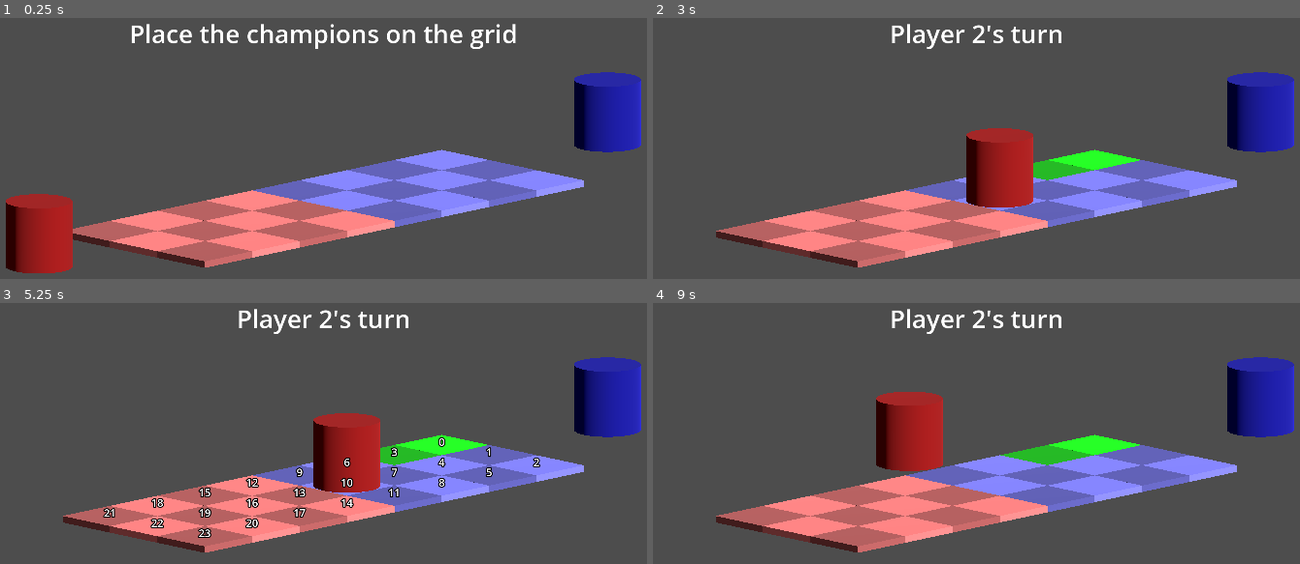
Above: before the commit, frames 1-4 (two rows, left to right).
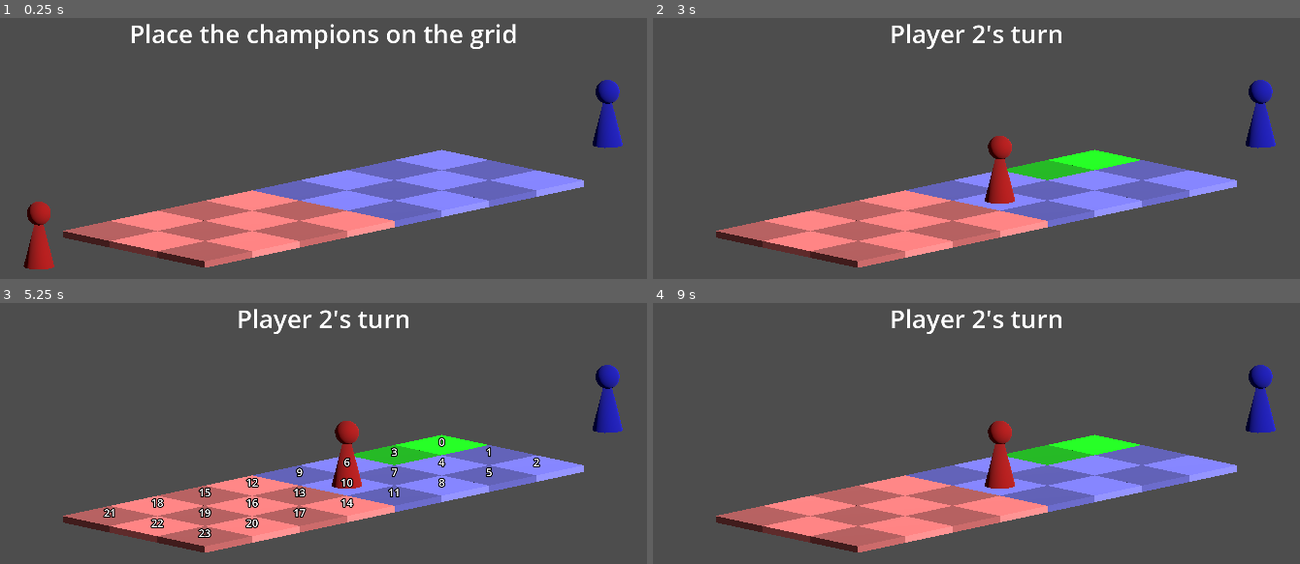
Above: after the commit, the same moments.

Repository: bejado/3d-platformer-tactics
Game: Godot game, scene res://main.tscn
Same seed, same stepped clock (60 frames per second), same inputs: the game is played once before the commit and once after it.
Inputs (mouse positions are in pixels of both pictures, inside the frame that each line leads up to):
- Up to frame 1 (0.25 s): no input
- Up to frame 2 (3 s): tap Enter at 0.5, 2 s; move the mouse to (outside the picture) at 0.52 s; hold D 0.53-1.25 s; click (outside the picture) at 0.67 s; tap Space at 1.25, 2.75 s; drag from (1209, 271) to (outside the picture) at 1.27 s; move the mouse to (743, 140) at 2.02 s; drag from (1015, 205) to (743, 140) at 2.77 s
- Up to frame 3 (5.25 s): tap Enter at 3.5 s; move the mouse to (207, 381) at 3.52 s; tap Space at 4.25 s; drag from (491, 467) to (207, 381) at 4.27 s; move the mouse to (168, 511) at 5.02 s; hold D from 5.03 s (still down); click (168, 511) at 5.17 s
- Up to frame 4 (9 s): release D at 5.75 s; drag from (1054, 394) to (821, 511) at 5.77 s; move the mouse to (outside the picture) at 6.52 s; hold D 6.53-7.25 s; drag from (1209, 556) to (outside the picture) at 7.27 s; move the mouse to (743, 425) at 8.02 s; drag from (1015, 490) to (743, 425) at 8.77 s

The runs differ from the first frame. In frame 1, 4.8% of the frame differs, in the area x 0-100%, y 20-98%; in frame 2, 4.8%; in frame 3, 4.8%; in frame 4, 6.3%, in the area x 34-100%, y 20-72%.

Commit message:
Replace cylinders with pawn mesh

Diff:
--- a/main.tscn
+++ b/main.tscn
@@ -4,15 +4,14 @@
 [ext_resource type="Script" uid="uid://dncfiif3gkw85" path="res://scripts/GridSpawner.gd" id="1_ig7tw"]
 [ext_resource type="Script" uid="uid://cp61tk1lsl62y" path="res://scripts/Champion.gd" id="2_0xm2m"]
 [ext_resource type="Material" uid="uid://xgj68krnktdg" path="res://materials/champion_0.tres" id="3_1bvp3"]
+[ext_resource type="ArrayMesh" uid="uid://bws5ldhvsy55i" path="res://meshes/pawn.obj" id="4_7mycd"]
 [ext_resource type="Material" uid="uid://sfhienivfn" path="res://materials/champion_1.tres" id="5_lquwl"]
 
 [sub_resource type="Environment" id="Environment_h2yge"]
 
-[sub_resource type="CylinderMesh" id="CylinderMesh_ig7tw"]
-height = 1.0
-
 [sub_resource type="CylinderShape3D" id="CylinderShape3D_0xm2m"]
 height = 1.0
+radius = 0.25
 
 [node name="Main" type="Node3D"]
 script = ExtResource("1_h2yge")
@@ -39,27 +38,29 @@
 spacing = 1.0
 
 [node name="Champion0" type="MeshInstance3D" parent="."]
-transform = Transform3D(1, 0, 0, 0, 1, 0, 0, 0, 1, 0, 0.6, 6)
+transform = Transform3D(1, 0, 0, 0, 1, 0, 0, 0, 1, 0, 0.1, 6)
 material_override = ExtResource("3_1bvp3")
-mesh = SubResource("CylinderMesh_ig7tw")
+mesh = ExtResource("4_7mycd")
 script = ExtResource("2_0xm2m")
 cell_position = -1
 
 [node name="StaticBody3D" type="StaticBody3D" parent="Champion0"]
 
 [node name="CollisionShape3D" type="CollisionShape3D" parent="Champion0/StaticBody3D"]
+transform = Transform3D(1, 0, 0, 0, 1, 0, 0, 0, 1, 0, 0.5, 0)
 shape = SubResource("CylinderShape3D_0xm2m")
 
 [node name="Champion1" type="MeshInstance3D" parent="."]
-transform = Transform3D(1, 0, 0, 0, 1, 0, 0, 0, 1, 0, 0.6, -6)
+transform = Transform3D(1, 0, 0, 0, 1, 0, 0, 0, 1, 0, 0.1, -6)
 material_override = ExtResource("5_lquwl")
-mesh = SubResource("CylinderMesh_ig7tw")
+mesh = ExtResource("4_7mycd")
 script = ExtResource("2_0xm2m")
 cell_position = -1
 
 [node name="StaticBody3D" type="StaticBody3D" parent="Champion1"]
 
 [node name="CollisionShape3D" type="CollisionShape3D" parent="Champion1/StaticBody3D"]
+transform = Transform3D(1, 0, 0, 0, 1, 0, 0, 0, 1, 0, 0.5, 0)
 shape = SubResource("CylinderShape3D_0xm2m")
 
 [node name="Instructions" type="Label" parent="."]
--- a/scripts/Champion.gd
+++ b/scripts/Champion.gd
@@ -11,7 +11,7 @@
 			return
 		var col = cp % 3
 		var row = cp / 3
-		global_position = Vector3(-1 + col, 0.6, -3.5 + row)
+		global_position = Vector3(-1 + col, 0.1, -3.5 + row)
 		cell_position = cp
 @export var allowed_cell_range: Array[int] = [0, INF]
 
@@ -127,7 +127,7 @@
 	# Generate a 3x4 grid of positions in a loop
 	for row in range(8):
 		for col in range(3):
-			grid_positions.append(Vector3(-1 + col, 0.6, -3.5 + row))
+			grid_positions.append(Vector3(-1 + col, 0.1, -3.5 + row))
 
 	var closest_position = Vector3.ZERO
 	var closest_distance = INF
Not shown, added: meshes/pawn.obj
Not shown, added: meshes/pawn.obj.import
